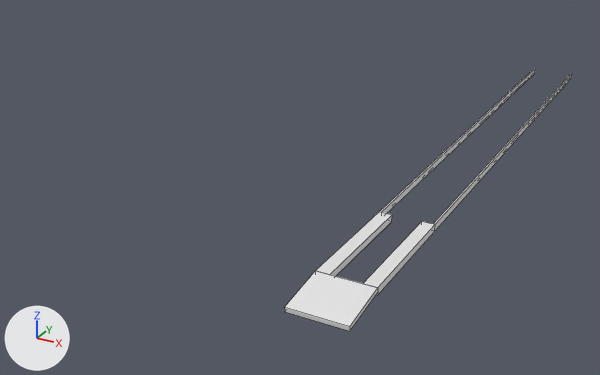
The OBJ model models/approach.obj: old version first, new version second.
Both versions are drawn from a 50 mm camera at (322.0, -396.0, 287.0) aimed at (-43.0, 269.0, -46.0). Every picture has the same lights, and +X, +Y and +Z are marked at lower left. The first picture is the older version. Mesh edges are drawn as thin lines. Where no turn or scale is listed for an object, it has been applied to the vertices. Vertices at exactly the same position are counted once.

In view in the first picture: 'approach'.
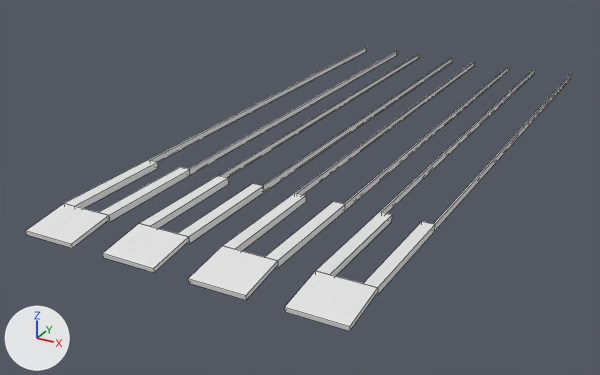
Changed parts and their boxes [x1, y1, x2, y2] in the pictures (600 x 375 px):
'approach', reshaped (89% wider, 8% taller): before [284, 69, 572, 331]; after [26, 47, 572, 331]
part 1 of me_approach, added: after [188, 246, 278, 300]
part 2 of me_approach, added: after [265, 66, 510, 268]
part 3 of me_approach, added: after [223, 61, 476, 251]
part 4 of me_approach, added: after [102, 224, 189, 273]
part 5 of me_approach, added: after [177, 58, 452, 244]
part 6 of me_approach, added: after [139, 54, 420, 229]
part 7 of me_approach, added: after [26, 203, 110, 248]
part 8 of me_approach, added: after [98, 51, 398, 222]
part 9 of me_approach, added: after [65, 47, 367, 208]

Diff of the bpy script that builds the scene:
```diff
--- a/models/approach.obj.py
+++ b/models/approach.obj.py
@@ me_approach @@
 # used by ob_approach; location = (0.0, 0.0, 0.0)
-me_approach.from_pydata(...)  # 36 vertices, 30 faces; spans x 91.0..138.0, y 4.0..628.0, z -4.0..6.0
+me_approach.from_pydata(...)  # 144 vertices, 120 faces; spans x -138.0..138.0, y 4.0..628.0, z -4.0..6.0
+# me_approach part 1: the loose piece of 8 vertices spanning x 91.0..138.0, y 4.0..47.0, z -4.0..6.0 is copied, and the copy is moved by (-76.0, 0.0, 0.0); it spans x 15.0..61.0, y 4.0..47.0, z -4.0..6.0
+# me_approach part 2: the loose piece of 14 vertices spanning x 127.0..138.0, y 46.0..628.0, z 0.0..6.0 is copied, and the copy is moved by (-76.0, 0.0, 0.0); it spans x 51.0..61.0, y 46.0..628.0, z 0.0..6.0
+# me_approach part 3: the loose piece of 14 vertices spanning x 91.0..102.0, y 46.0..628.0, z 0.0..6.0 is copied, and the copy is moved by (-76.0, 0.0, 0.0); it spans x 15.0..26.0, y 46.0..628.0, z 0.0..6.0
+# me_approach part 4: the loose piece of 8 vertices spanning x 91.0..138.0, y 4.0..47.0, z -4.0..6.0 is copied, and the copy is moved by (-152.0, 0.0, 0.0); it spans x -61.0..-15.0, y 4.0..47.0, z -4.0..6.0
+# me_approach part 5: the loose piece of 14 vertices spanning x 127.0..138.0, y 46.0..628.0, z 0.0..6.0 is copied, and the copy is moved by (-152.0, 0.0, 0.0); it spans x -26.0..-15.0, y 46.0..628.0, z 0.0..6.0
+# me_approach part 6: the loose piece of 14 vertices spanning x 91.0..102.0, y 46.0..628.0, z 0.0..6.0 is copied, and the copy is moved by (-152.0, 0.0, 0.0); it spans x -61.0..-51.0, y 46.0..628.0, z 0.0..6.0
+# me_approach part 7: the loose piece of 8 vertices spanning x 91.0..138.0, y 4.0..47.0, z -4.0..6.0 is copied, and the copy is moved by (-229.0, 0.0, 0.0); it spans x -138.0..-91.0, y 4.0..47.0, z -4.0..6.0
+# me_approach part 8: the loose piece of 14 vertices spanning x 127.0..138.0, y 46.0..628.0, z 0.0..6.0 is copied, and the copy is moved by (-229.0, 0.0, 0.0); it spans x -102.0..-91.0, y 46.0..628.0, z 0.0..6.0
+# me_approach part 9: the loose piece of 14 vertices spanning x 91.0..102.0, y 46.0..628.0, z 0.0..6.0 is copied, and the copy is moved by (-229.0, 0.0, 0.0); it spans x -138.0..-127.0, y 46.0..628.0, z 0.0..6.0
```
